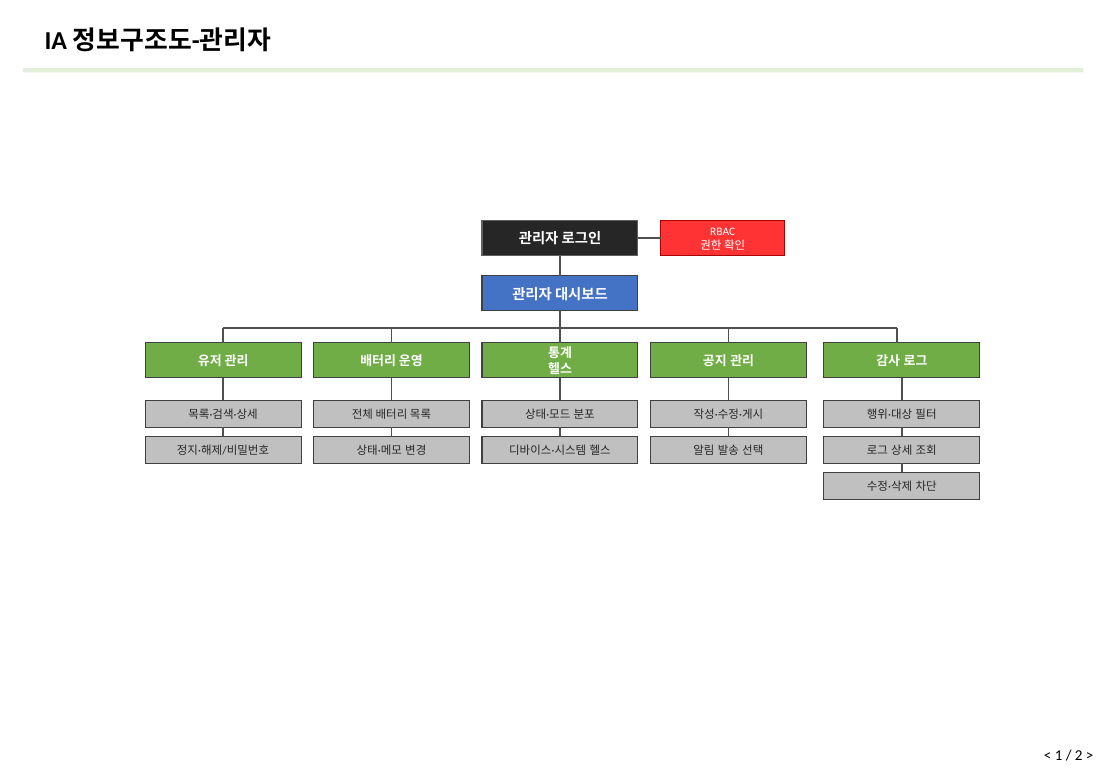
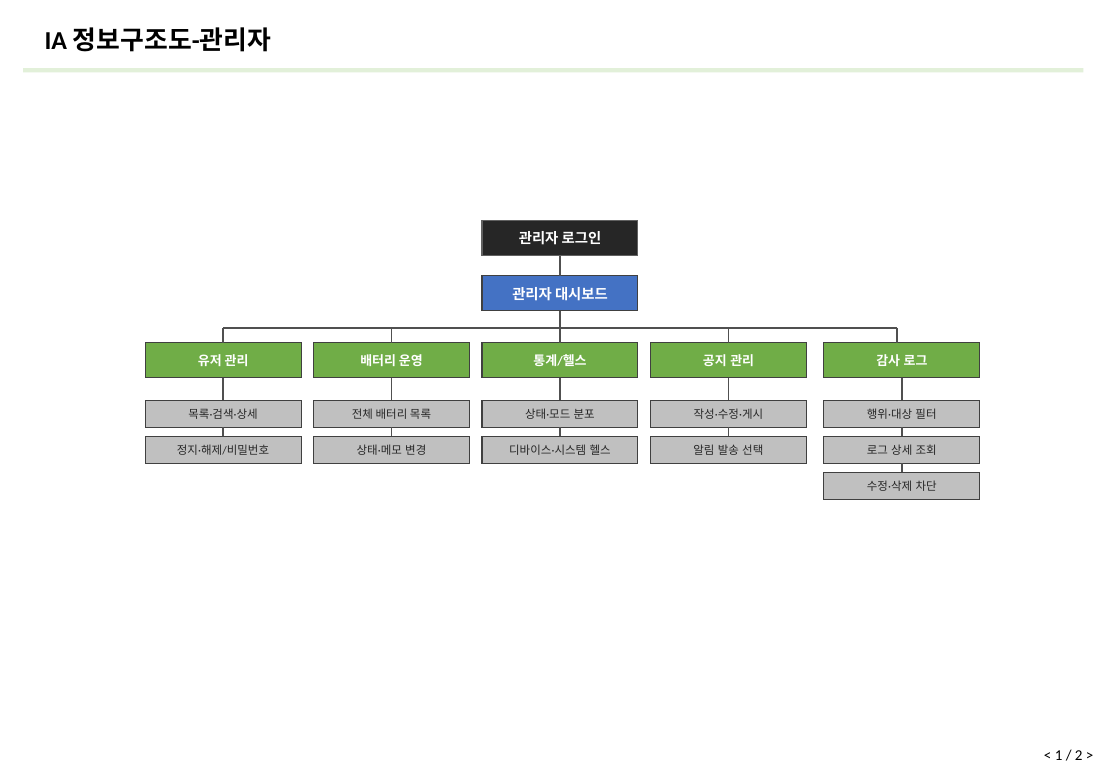
Before and after one commit to ricky30825-creator/BMS, a slide deck: slide 38 of 설계 산출물/설계 산출물_v4_6.29.pptx. Drawn at 1120x775 pixels with LibreOffice and Linux fonts; fonts in the diff are those of the drawing. Boxes give left, top, right and bottom in pixels: in the first picture for what was removed or moved away, otherwise in the second. Text is boxed around its words. In the diff, an @@ line names an element or a change of style, - is before the commit and + after.

```diff
--- a/설계 산출물/설계 산출물_v4_6.29.pptx
+++ b/설계 산출물/설계 산출물_v4_6.29.pptx
@@ line removed from (638, 238) to (661, 238) @@
@@ rectangle removed at bbox=[661, 220, 785, 255] @@
-RBAC
-권한 확인
@@ text in rectangle at bbox=[533, 354, 586, 366]: text changed @@
-통계
-헬스
+통계/헬스
```
Also in this commit, not shown: 7 other slides changed, 6 slides added, 1 slide removed, 12 other files.
